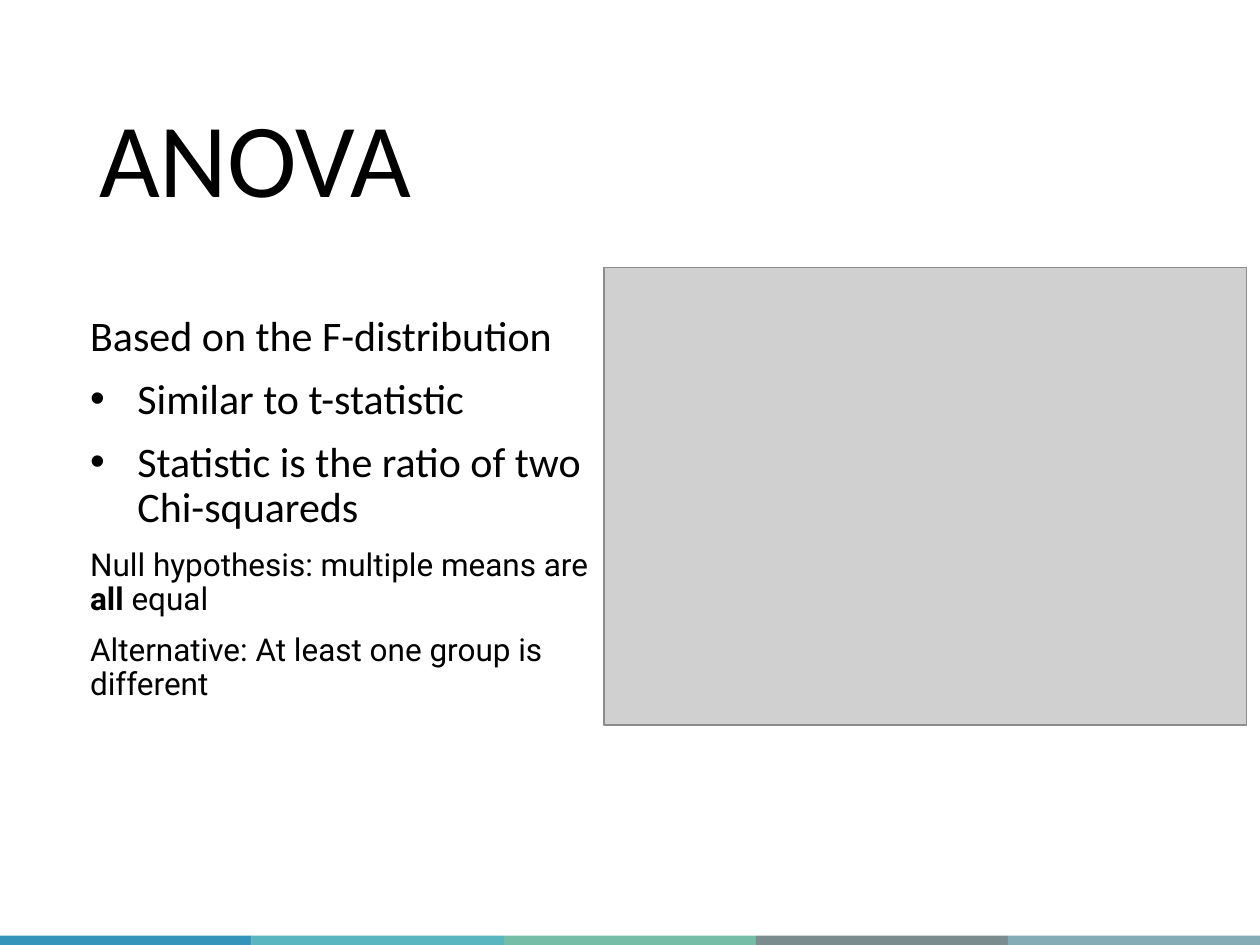
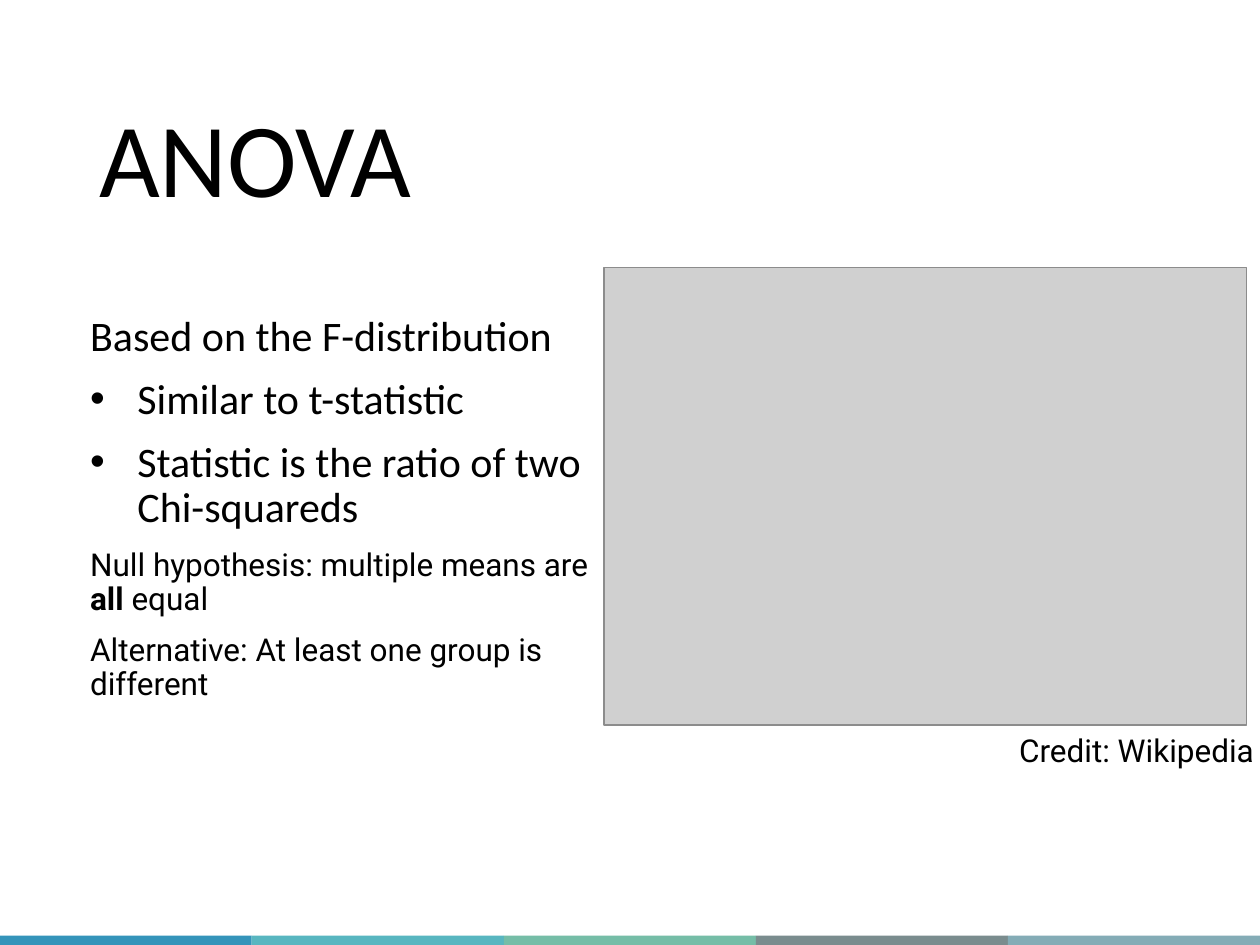
Before and after one commit to QLS-MiCM/StatsInR, a slide deck: slide 17 of slides/QLS-MiCM Statistics in R Fall 2024.pptx. Drawn at 1260x945 pixels with LibreOffice and Linux fonts; fonts in the diff are those of the drawing; grey boxes stand for pictures; background and template pictures are left out. Boxes give left, top, right and bottom in pixels: in the first picture for what was removed or moved away, otherwise in the second. Text is boxed around its words. In the diff, an @@ line names an element or a change of style, - is before the commit and + after.

```diff
--- a/slides/QLS-MiCM Statistics in R Fall 2024.pptx
+++ b/slides/QLS-MiCM Statistics in R Fall 2024.pptx
@@ text added at [1019, 738, 1254, 769], 18 pt, text #000000 @@
+Credit: Wikipedia
```
Also in this commit, not shown: 5 other slides changed, 4 other files.
